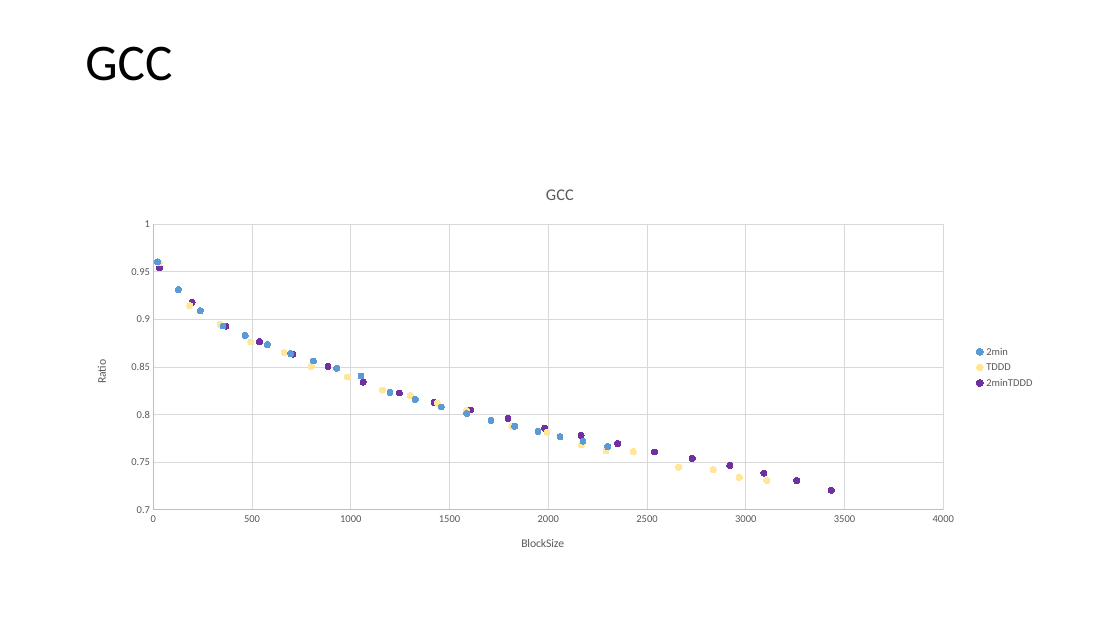
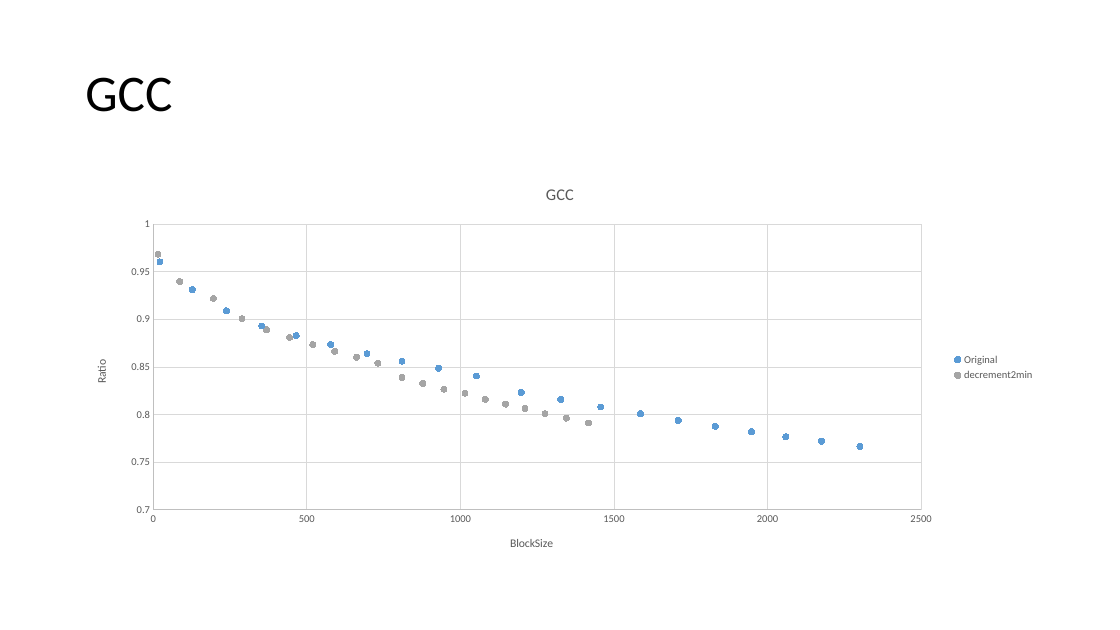
Before and after one commit to therealshah/Thesis, a slide deck: slide 35 of Runnings.pptx (slide 37 before the commit). Drawn at 1120x630 pixels with LibreOffice and Linux fonts; fonts in the diff are those of the drawing. Boxes give left, top, right and bottom in pixels: in the first picture for what was removed or moved away, otherwise in the second. Text is boxed around its words. In the diff, an @@ line names an element or a change of style, - is before the commit and + after.

```diff
--- a/Runnings.pptx
+++ b/Runnings.pptx
@@ title "GCC": place and size @@
-title "GCC" at [85, 46, 172, 81]
+title "GCC" at [85, 77, 172, 112]
@@ scatter chart at [77, 168, 1044, 568] @@
-2min: (20, 0.96), (130, 0.931), (240, 0.909), (350, 0.893), (470, 0.883), (580, 0.873), (700, 0.864), (810, 0.856), (930, 0.849), (1050, 0.841), (1200, 0.823), (1330, 0.816), (1460, 0.808), (1590, 0.801), (1710, 0.794), (1830, 0.788), (1950, 0.782), (2060, 0.777), (2180, 0.772), (2300, 0.766)
+Original: (20, 0.96), (130, 0.931), (240, 0.909), (350, 0.893), (470, 0.883), (580, 0.873), (700, 0.864), (810, 0.856), (930, 0.849), (1050, 0.841), (1200, 0.823), (1330, 0.816), (1460, 0.808), (1590, 0.801), (1710, 0.794), (1830, 0.788), (1950, 0.782), (2060, 0.777), (2180, 0.772), (2300, 0.766)
-TDDD: (0, 0.959), (200, 0.914), (300, 0.895), (500, 0.876), (700, 0.865), (800, 0.85), (1000, 0.84), (1200, 0.826), (1300, 0.82), (1400, 0.812), (1600, 0.804), (1800, 0.788), (2000, 0.782), (2200, 0.768), (2300, 0.762), (2400, 0.761), (2700, 0.745), (2800, 0.742), (3000, 0.734), (3100, 0.731)
+decrement2min: (20, 0.969), (90, 0.94), (200, 0.922), (290, 0.901), (370, 0.889), (440, 0.881), (520, 0.873), (590, 0.866), (660, 0.86), (730, 0.854), (810, 0.839), (880, 0.833), (950, 0.827), (1010, 0.823), (1080, 0.816), (1150, 0.811), (1210, 0.806), (1280, 0.801), (1340, 0.796), (1420, 0.791)
@@ colour of decrement2min #FFE699 to #A5A5A5 @@
-2minTDDD: (0, 0.954), (200, 0.918), (400, 0.893), (500, 0.876), (700, 0.864), (900, 0.85), (1100, 0.834), (1200, 0.823), (1400, 0.813), (1600, 0.805), (1800, 0.796), (2000, 0.786), (2200, 0.778), (2400, 0.769), (2500, 0.761), (2700, 0.754), (2900, 0.746), (3100, 0.738), (3300, 0.73), (3400, 0.72)
```
Also in this commit, not shown: 13 other slides changed, 5 slides added, 8 slides removed.
